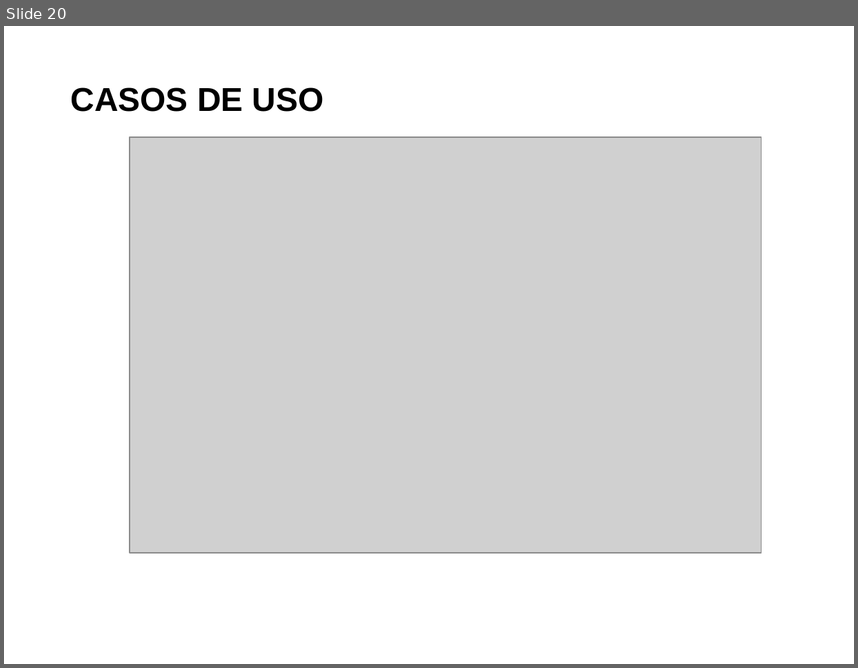
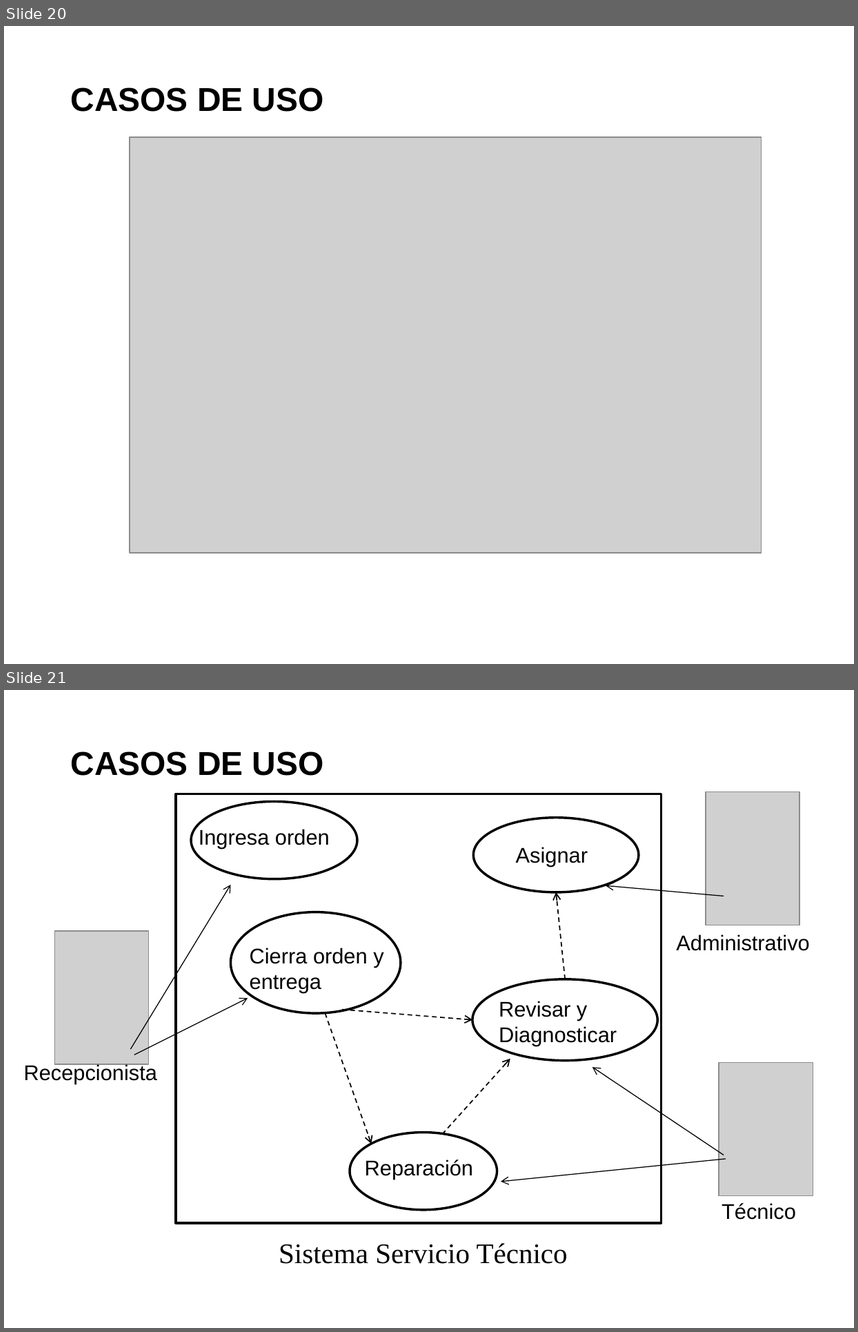
Before and after one commit to saburto/sigset, a slide deck: sigset/documentos/Documentos finales/Presentacion.pptx. Shown one above the other, each under a label of ours: slide 20 before the commit, slides 20 and 21 after it. The pictures are 858x668 and 858x1332 pixels, drawn with LibreOffice and Linux fonts; fonts in the diff are those of the drawing; grey boxes stand for pictures; background and template pictures are left out. Boxes give left, top, right and bottom in pixels: in the first picture for what was removed or moved away, otherwise in the second. Text is boxed around its words. In the diff, an @@ line names an element or a change of style, - is before the commit and + after.

```diff
--- a/sigset/documentos/Documentos finales/Presentacion.pptx
+++ b/sigset/documentos/Documentos finales/Presentacion.pptx
@@ slide 21 added at bbox=[4, 690, 854, 1328], background picture (left out) @@
@@ text added at bbox=[71, 751, 324, 776], 28 pt, text #000000, bold @@
+CASOS DE USO
@@ picture added at bbox=[705, 792, 800, 925] @@
@@ rectangle added at bbox=[176, 793, 661, 1222], outline #000000 2 pt @@
@@ ellipse added at bbox=[191, 801, 358, 879], outline #000000 2 pt @@
@@ text added at bbox=[199, 829, 330, 848], 18 pt, text #000000 @@
+Ingresa orden
@@ ellipse added at bbox=[473, 818, 638, 892], outline #000000 2 pt @@
@@ text added at bbox=[516, 847, 588, 867], 18 pt, text #000000 @@
+Asignar
@@ arrow added from (131, 1049) to (231, 885), #000000 0.75 pt @@
@@ arrow added from (565, 979) to (556, 892), #000000 1 pt dashed @@
@@ arrow added from (724, 896) to (606, 885), #000000 0.75 pt @@
@@ ellipse added at bbox=[231, 912, 401, 1013], outline #000000 2 pt @@
@@ picture added at bbox=[55, 931, 150, 1064] @@
@@ text added at bbox=[676, 934, 809, 951], 18 pt, text #000000 @@
+Administrativo
@@ text added at bbox=[250, 947, 383, 993], 18 pt, text #000000 @@
+Cierra orden y entrega
@@ ellipse added at bbox=[473, 979, 657, 1061], outline #000000 2 pt @@
@@ arrow added from (134, 1055) to (248, 998), #000000 0.75 pt @@
@@ arrow added from (326, 1013) to (371, 1143), #000000 1 pt dashed @@
@@ arrow added from (342, 1009) to (473, 1020), #000000 1 pt dashed @@
@@ text added at bbox=[499, 1000, 617, 1046], 18 pt, text #000000 @@
+Revisar y Diagnosticar
@@ arrow added from (443, 1134) to (510, 1058), #000000 1 pt dashed @@
@@ text added at bbox=[24, 1063, 157, 1083], 18 pt, text #000000 @@
+Recepcionista
@@ arrow added from (724, 1155) to (593, 1067), #000000 0.75 pt @@
@@ picture added at bbox=[719, 1063, 813, 1196] @@
@@ ellipse added at bbox=[350, 1132, 497, 1210], outline #000000 2 pt @@
@@ text added at bbox=[365, 1159, 473, 1179], 18 pt, text #000000 @@
+Reparación
@@ arrow added from (726, 1159) to (500, 1181), #000000 0.75 pt @@
@@ text added at bbox=[722, 1203, 796, 1219], 18 pt, text #000000 @@
+Técnico
@@ text added at bbox=[279, 1243, 568, 1263], 24 pt, text #000000 @@
+Sistema Servicio Técnico
```
